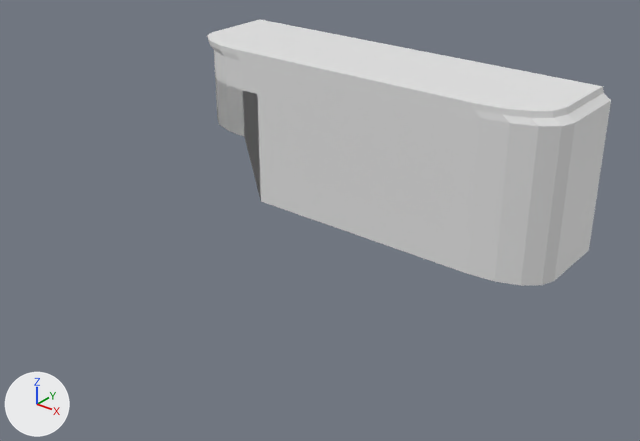
One commit to the Blender file Cars simulator/Assets/Models/quadcopter.blend: the scene before it, then after it.
Both versions are drawn from a camera (50 mm lens) standing at (12.24, -19.35, 9.47) and looking at (0.56, -4.75, 0.41). Every picture has the same lights, and +X, +Y and +Z are marked at lower left.

Script lines for the objects in view, before the commit:
```python
me_cube_002 = bpy.data.meshes.new('Cube.002')
me_cube_002.from_pydata(...)  # 81 vertices, 62 faces; spans x -1.04..1.0, y -1.0..0.0, z -1.49..1.18
me_cube_003 = bpy.data.meshes.new('Cube.003')
me_cube_003.from_pydata(...)  # 24 vertices, 14 faces; spans x -1.0..1.0, y -1.0..1.0, z -0.66..1.0
ob_cube = bpy.data.objects.new('Cube', me_cube_002)
ob_cube.location = (0.0, 0.0, 1.53)
ob_cube.scale = (5.28, 2.9, 1.56)
ob_cube_001 = bpy.data.objects.new('Cube.001', me_cube_003)
ob_cube_001.location = (2.32, 0.0, 0.57)
ob_cube_001.scale = (0.664, 0.664, 0.664)
```
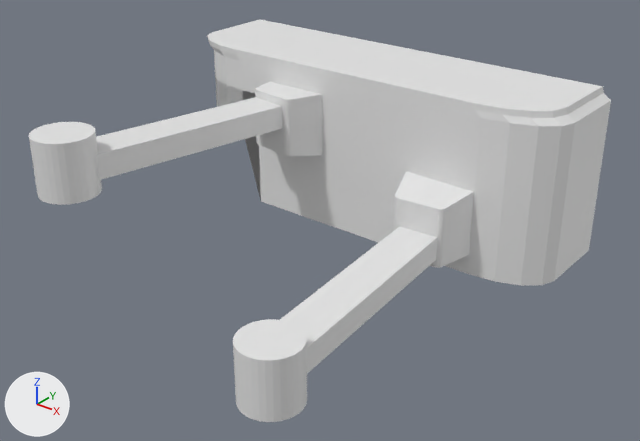
Commit message: Делаю крылья квадракоптера

Changed parts and their boxes [x1, y1, x2, y2] in the pictures (640 x 441 px):
'Cube.002', added: after [280, 226, 437, 374]
'Cube.004', added: after [96, 97, 282, 180]
'Cylinder', added: after [233, 319, 307, 422]
'Cylinder.001', added: after [29, 122, 102, 205]
'Cube.001', moved (not visible before): after [393, 171, 474, 268]
'Cube.003', added: after [255, 82, 322, 156]

Patch to the scene script:
```diff
--- a/Cars simulator/Assets/Models/quadcopter.blend.py
+++ b/Cars simulator/Assets/Models/quadcopter.blend.py
@@ me_cylinder_003 @@
+me_cylinder_003.from_pydata(...)  # 96 vertices, 66 faces; spans x -1.0..1.0, y -1.0..1.0, z -1.0..1.0
@@ me_cube_008 @@
+me_cube_008.from_pydata(...)  # a box spanning x -1.0..1.0, y -1.0..1.0, z -1.0..1.0
@@ me_cube_007 @@
+me_cube_007.from_pydata(...)  # 24 vertices, 14 faces; spans x -1.0..1.0, y -1.0..1.0, z -2.01..1.0
@@ ob_cube_001 @@
 ob_cube_001 = bpy.data.objects.new('Cube.001', me_cube_003)
-ob_cube_001.location = (2.32, 0.0, 0.57)
+ob_cube_001.location = (2.66, -3.39, 0.81)
 ob_cube_001.scale = (0.664, 0.664, 0.664)
@@ ob_cylinder_001 @@
+ob_cylinder_001 = bpy.data.objects.new('Cylinder.001', me_cylinder_003)
+ob_cylinder_001.location = (-2.57, -9.26, 2.51)
+ob_cylinder_001.rotation_euler = (0.0, 0.0, -0.221)  # degrees (0, 0, -13)
+ob_cylinder_001.scale = (0.66, 0.66, 0.66)
@@ ob_cube_004 @@
+ob_cube_004 = bpy.data.objects.new('Cube.004', me_cube_008)
+ob_cube_004.location = (-2.16, -6.02, 2.33)
+ob_cube_004.rotation_euler = (1.601, -3.142, -0.123)  # degrees (92, -180, -7)
+ob_cube_004.scale = (-0.487, -0.285, 3.5)
@@ ob_cube_003 @@
+ob_cube_003 = bpy.data.objects.new('Cube.003', me_cube_007)
+ob_cube_003.location = (-1.77, -3.18, 1.65)
+ob_cube_003.rotation_euler = (0.0, -3.142, -0.123)  # degrees (0, -180, -7)
+ob_cube_003.scale = (0.927, 0.546, 0.544)
@@ ob_cylinder @@
+ob_cylinder = bpy.data.objects.new('Cylinder', me_cylinder_003.copy())
+ob_cylinder.location = (3.21, -9.49, 0.0)
+ob_cylinder.scale = (0.66, 0.66, 0.66)
@@ ob_cube_002 @@
+ob_cube_002 = bpy.data.objects.new('Cube.002', me_cube_008.copy())
+ob_cube_002.location = (2.91, -6.24, 0.12)
+ob_cube_002.rotation_euler = (1.601, 0.0, 0.0714)  # degrees (92, 0, 4.1)
+ob_cube_002.scale = (-0.487, -0.285, 3.5)
```
